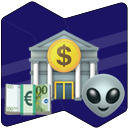
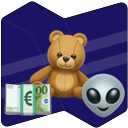
Before/after of a 128 × 128 layered artwork. What changed in the layer stack:
renamed "🏦" to "🧸", painted on it over (x1=28, y1=29, x2=100, y2=101)
